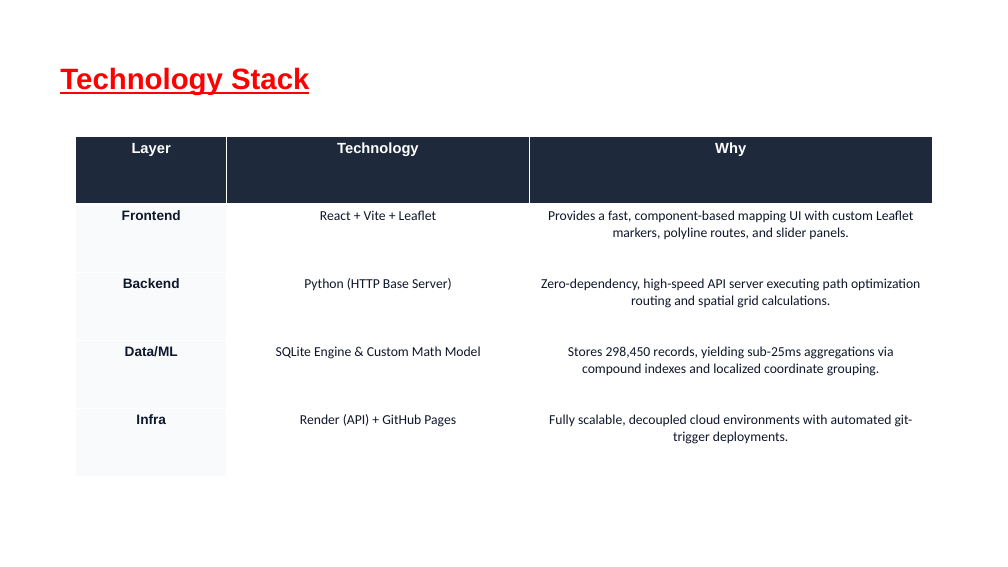
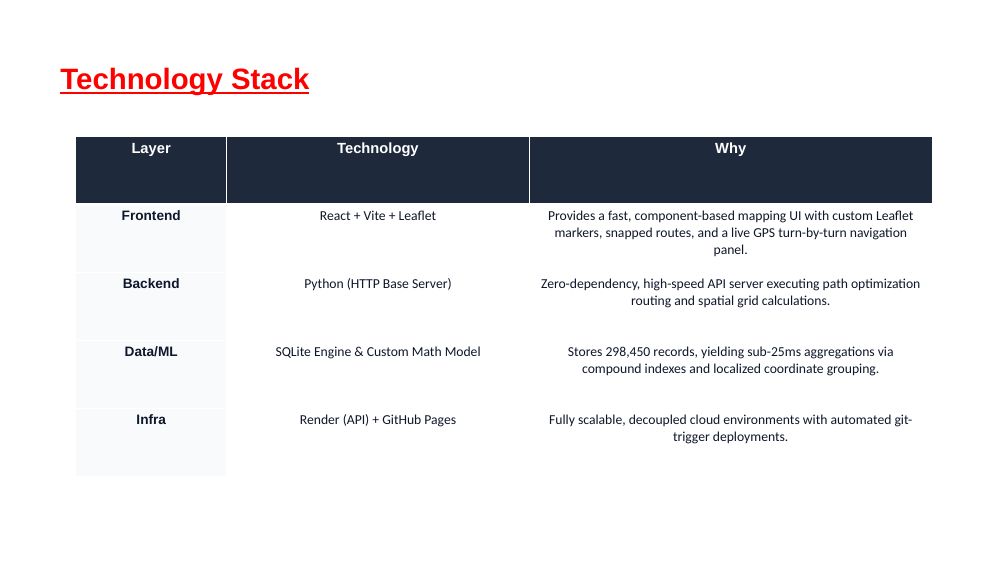
Before and after one commit to sb01022006/ai-parking-congestion-intelligence, a slide deck: slide 7 of Flikart_Grid_Lock_hackathon_Round_2_Confluent.pptx. Drawn at 1008x567 pixels with LibreOffice and Linux fonts; fonts in the diff are those of the drawing; background and template pictures are left out. Boxes give left, top, right and bottom in pixels: in the first picture for what was removed or moved away, otherwise in the second. Text is boxed around its words. In the diff, an @@ line names an element or a change of style, - is before the commit and + after.

Commit message:
Update presentation text for exact TSP and snapped routing while preserving original formatting

```diff
--- a/Flikart_Grid_Lock_hackathon_Round_2_Confluent.pptx
+++ b/Flikart_Grid_Lock_hackathon_Round_2_Confluent.pptx
@@ table at box(76, 136, 932, 476) @@
-row 2, column 3: Provides a fast, component-based mapping UI with custom Leaflet markers, polyline routes, and slider panels.
+row 2, column 3: Provides a fast, component-based mapping UI with custom Leaflet markers, snapped routes, and a live GPS turn-by-turn navigation panel.
```
Also in this commit, not shown: 5 other slides changed.
